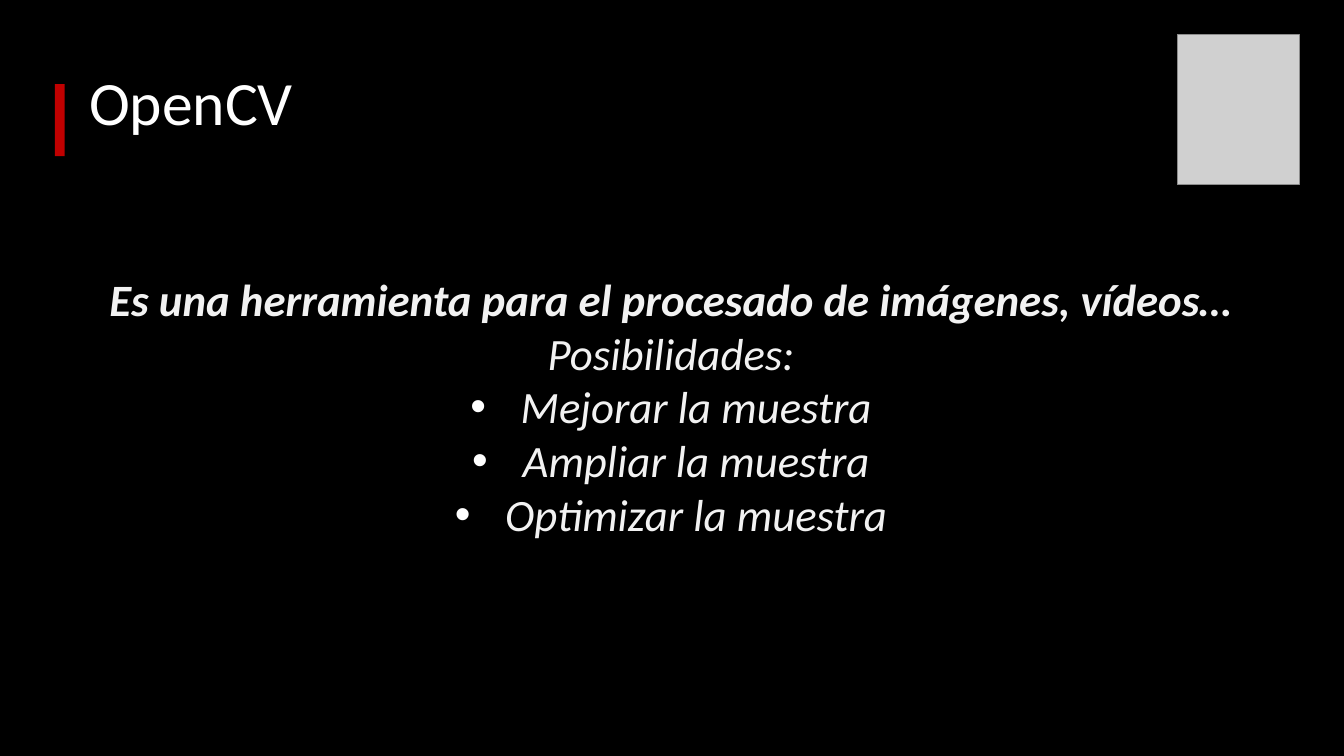
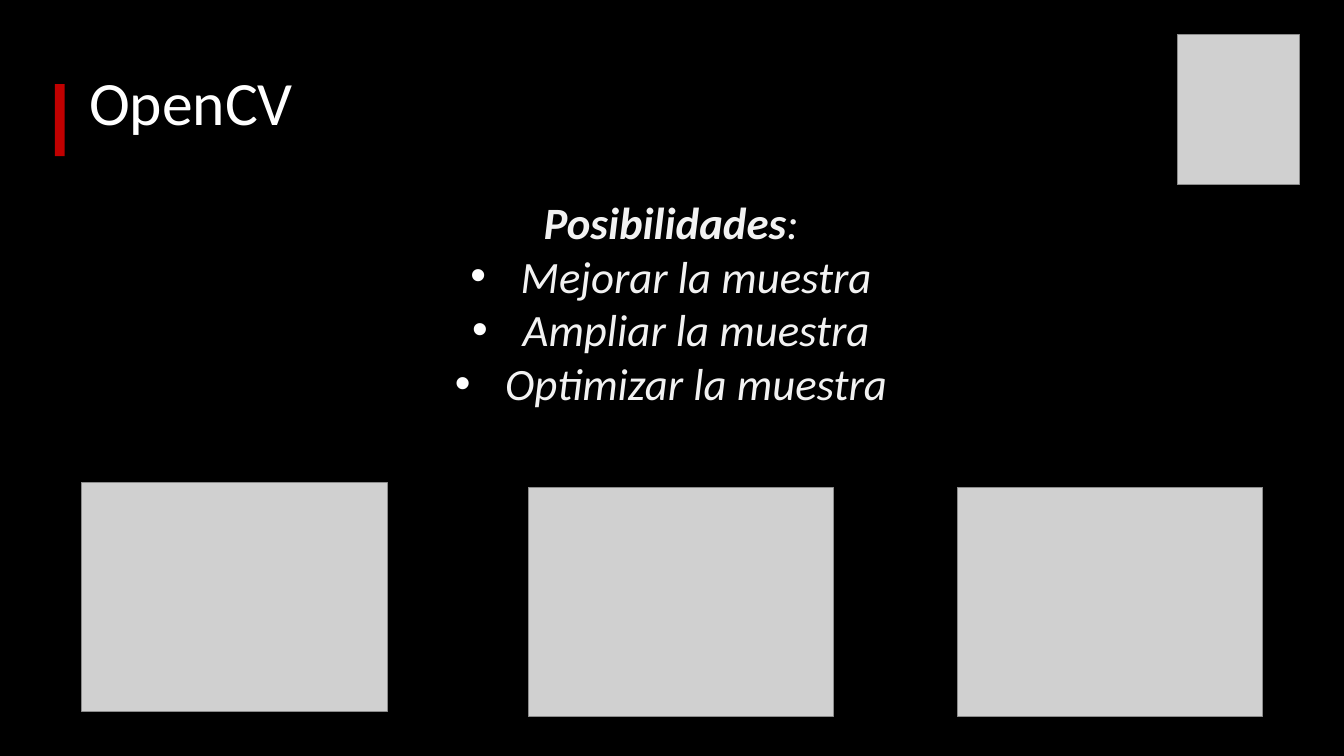
Before and after one commit to almesa93/taller_OpenCV, a slide deck: slide 5 of Presentacion_OpenCV.pptx (slide 4 before the commit). Drawn at 1344x756 pixels with LibreOffice and Linux fonts; fonts in the diff are those of the drawing; grey boxes stand for pictures. Boxes give left, top, right and bottom in pixels: in the first picture for what was removed or moved away, otherwise in the second. Text is boxed around its words. In the diff, an @@ line names an element or a change of style, - is before the commit and + after.

```diff
--- a/Presentacion_OpenCV.pptx
+++ b/Presentacion_OpenCV.pptx
@@ text "Posibilidades:": place and size @@
-text "Posibilidades:" at (109, 284, 1232, 539)
+text "Posibilidades:" at (505, 207, 887, 408)
@@ text at (544, 207, 799, 240): bold on in "Posibilidades:" @@
@@ text at (109, 284, 1232, 324): paragraph removed @@
-Es una herramienta para el procesado de imágenes, vídeos…
@@ picture added at (82, 483, 387, 713) @@
@@ picture added at (528, 487, 834, 717) @@
@@ picture added at (958, 487, 1263, 717) @@
```
Also in this commit, not shown: 2 slides added.
